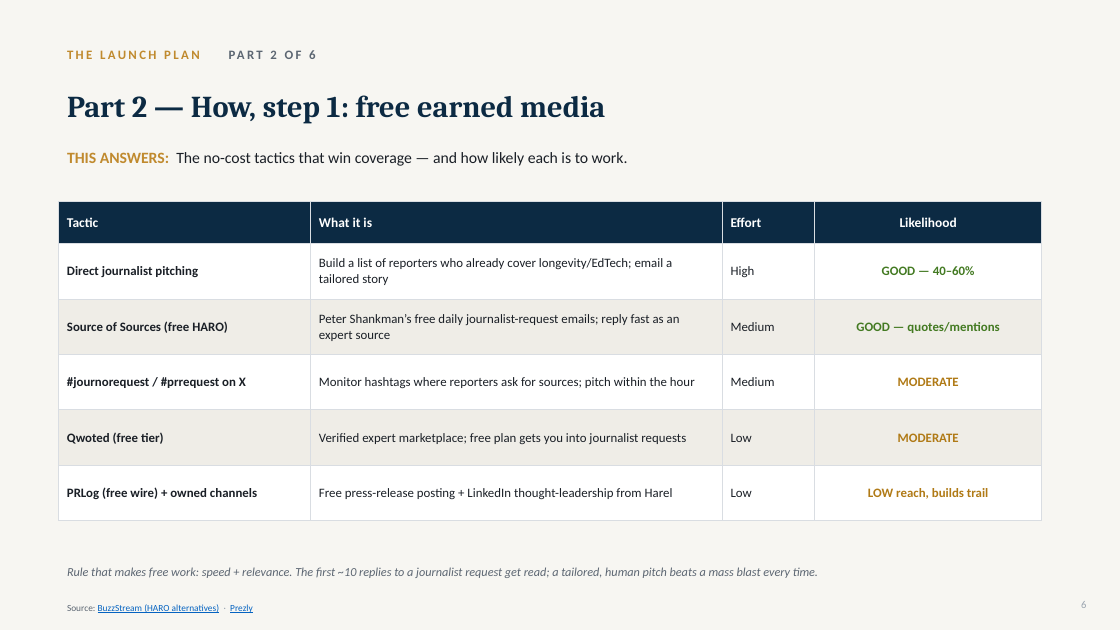
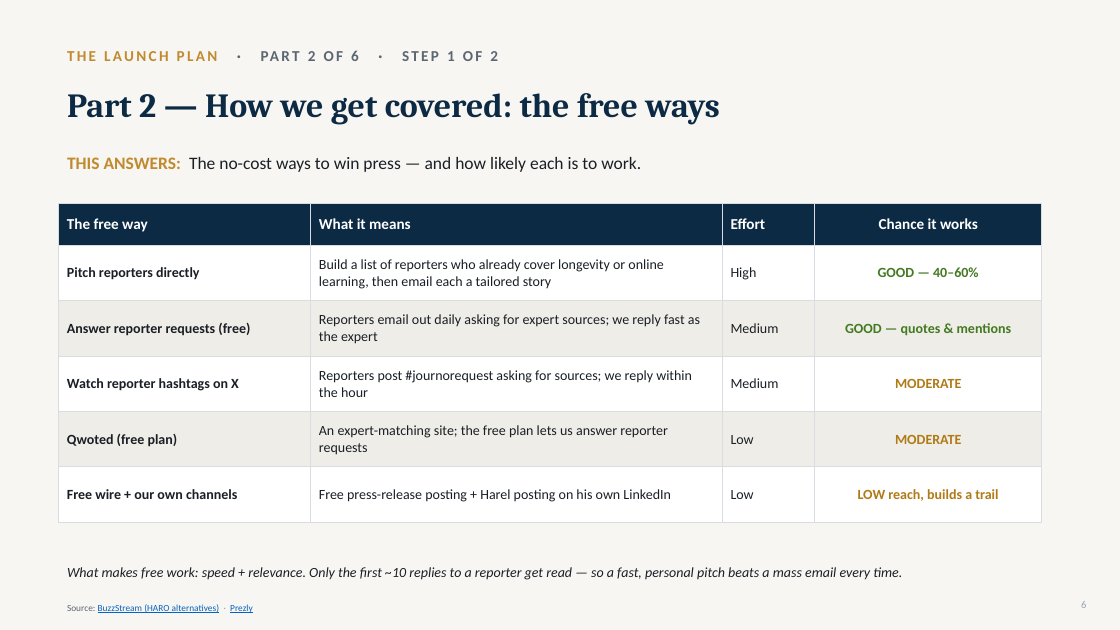
Before and after one commit to gitteromri-ux/eteacher-longevity-pr-campaign, a slide deck: slide 6 of eTeacher_Longevity_PR_Campaign.pptx. Drawn at 1120x630 pixels with LibreOffice and Linux fonts; fonts in the diff are those of the drawing. Boxes give left, top, right and bottom in pixels: in the first picture for what was removed or moved away, otherwise in the second. Text is boxed around its words. In the diff, an @@ line names an element or a change of style, - is before the commit and + after.

Commit message:
Plan slides: plain-English headlines, larger fonts, QA fixes (possible tier, consistent breadcrumbs, step cues)

```diff
--- a/eTeacher_Longevity_PR_Campaign.pptx
+++ b/eTeacher_Longevity_PR_Campaign.pptx
@@ text at (x1=67, y1=50, x2=498, y2=61): text changed; size 11 to 13 pt; text colour #C08A2E to #5C6672 @@
-THE LAUNCH PLAN PART 2 OF 6
+THE LAUNCH PLAN · PART 2 OF 6 · STEP 1 OF 2
@@ text at (x1=67, y1=93, x2=720, y2=125): text changed; size 26 to 29 pt @@
-Part 2 — How, step 1: free earned media
+Part 2 — How we get covered: the free ways
@@ text at (x1=67, y1=157, x2=641, y2=172): text changed; size 13.5 to 15 pt @@
-THIS ANSWERS: The no-cost tactics that win coverage — and how likely each is to work.
+THIS ANSWERS: The no-cost ways to win press — and how likely each is to work.
@@ table at (x1=59, y1=203, x2=1042, y2=506) @@
-row 1: Tactic | What it is | Effort | Likelihood
+row 1: The free way | What it means | Effort | Chance it works
-row 2, column 1: Direct journalist pitching
+row 2, column 1: Pitch reporters directly
-row 2, column 2: Build a list of reporters who already cover longevity/EdTech; email a tailored story
+row 2, column 2: Build a list of reporters who already cover longevity or online learning, then email each a tailored story
-row 3: Source of Sources (free HARO) | Peter Shankman’s free daily journalist-request emails; reply fast as an expert source | Medium | GOOD — quotes/mentions
+row 3: Answer reporter requests (free) | Reporters email out daily asking for expert sources; we reply fast as the expert | Medium | GOOD — quotes & mentions
-row 4, column 1: #journorequest / #prrequest on X
+row 4, column 1: Watch reporter hashtags on X
-row 4, column 2: Monitor hashtags where reporters ask for sources; pitch within the hour
+row 4, column 2: Reporters post #journorequest asking for sources; we reply within the hour
-row 5, column 1: Qwoted (free tier)
+row 5, column 1: Qwoted (free plan)
-row 5, column 2: Verified expert marketplace; free plan gets you into journalist requests
+row 5, column 2: An expert-matching site; the free plan lets us answer reporter requests
-row 6: PRLog (free wire) + owned channels | Free press-release posting + LinkedIn thought-leadership from Harel | Low | LOW reach, builds trail
+row 6: Free wire + our own channels | Free press-release posting + Harel posting on his own LinkedIn | Low | LOW reach, builds a trail
@@ size 11.5 to 13 pt in "Effort" @@
@@ size 11 to 12 pt in "High", "GOOD — 40–60%", "Medium", "Medium" and 4 more places @@
@@ text at (x1=67, y1=567, x2=902, y2=580): text changed; size 10.5 to 12 pt; text colour #5C6672 to #1A1F26 @@
-Rule that makes free work: speed + relevance. The first ~10 replies to a journalist request get read; a tailored, human pitch beats a mass blast every time.
+What makes free work: speed + relevance. Only the first ~10 replies to a reporter get read — so a fast, personal pitch beats a mass email every time.
```
Also in this commit, not shown: 7 other slides changed.
